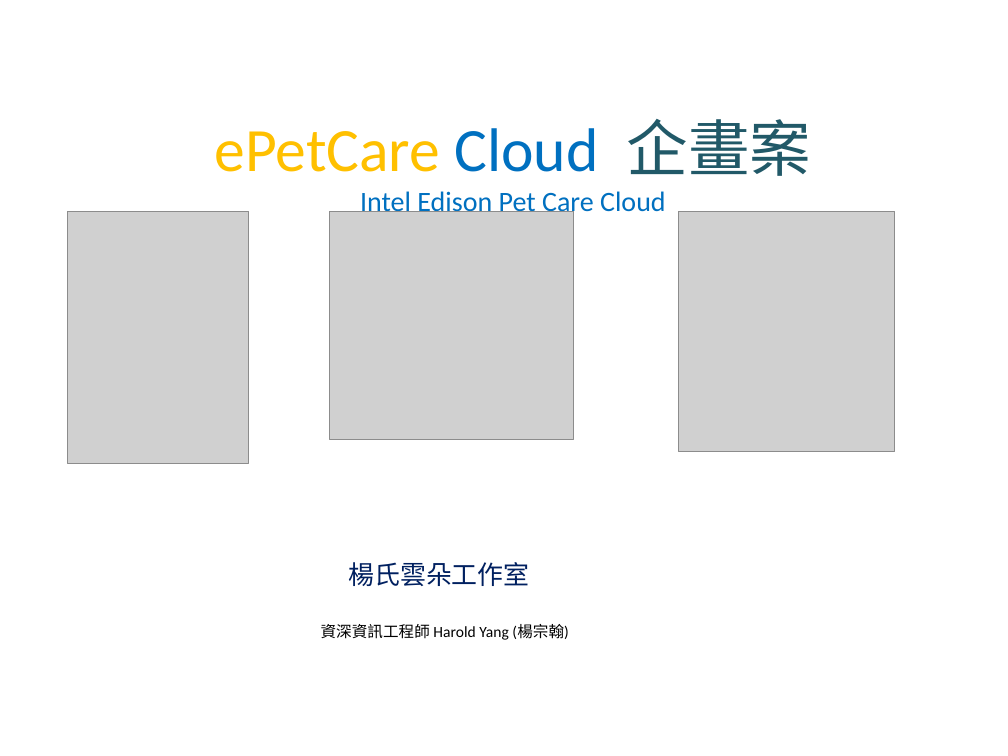
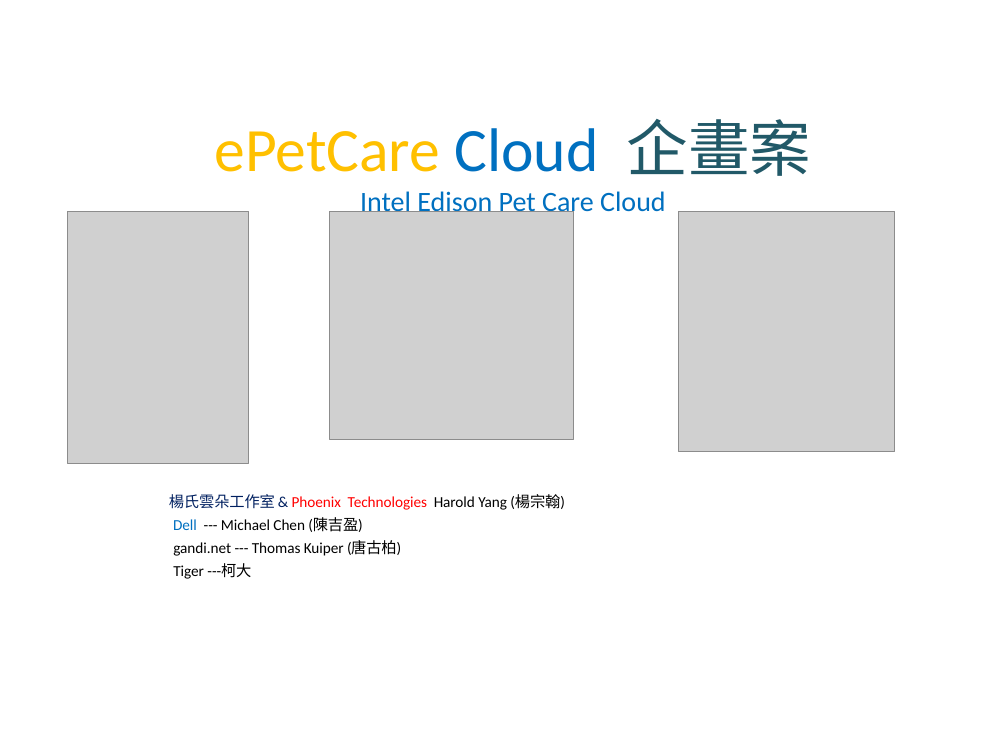
Before and after one commit to HaroldYang/ePetCareCloud, a slide deck: slide 1 of Doc/ePetCareCloud企劃案簡報.ppt. Drawn at 1008x756 pixels with LibreOffice and Linux fonts; fonts in the diff are those of the drawing; grey boxes stand for pictures; background and template pictures are left out. Boxes give left, top, right and bottom in pixels: in the first picture for what was removed or moved away, otherwise in the second. Text is boxed around its words. In the diff, an @@ line names an element or a change of style, - is before the commit and + after.

Commit message:
ePetCare project presentaion update 2015051001
ePetCare project presentaion update 2015051001

```diff
--- a/Doc/ePetCareCloud企劃案簡報.ppt
+++ b/Doc/ePetCareCloud企劃案簡報.ppt
@@ text at <box>169,494,565,579</box>: text changed; size 11.1 to 10.8 pt @@
-楊氏雲朵工作室
-資深資訊工程師 Harold Yang (楊宗翰)
+楊氏雲朵工作室 & Phoenix Technologies Harold Yang (楊宗翰)
+Dell --- Michael Chen (陳吉盈)
+gandi.net --- Thomas Kuiper (唐古柏)
+Tiger ---柯大
```
Also in this commit, not shown: 2 other slides changed, 3 slides added.
